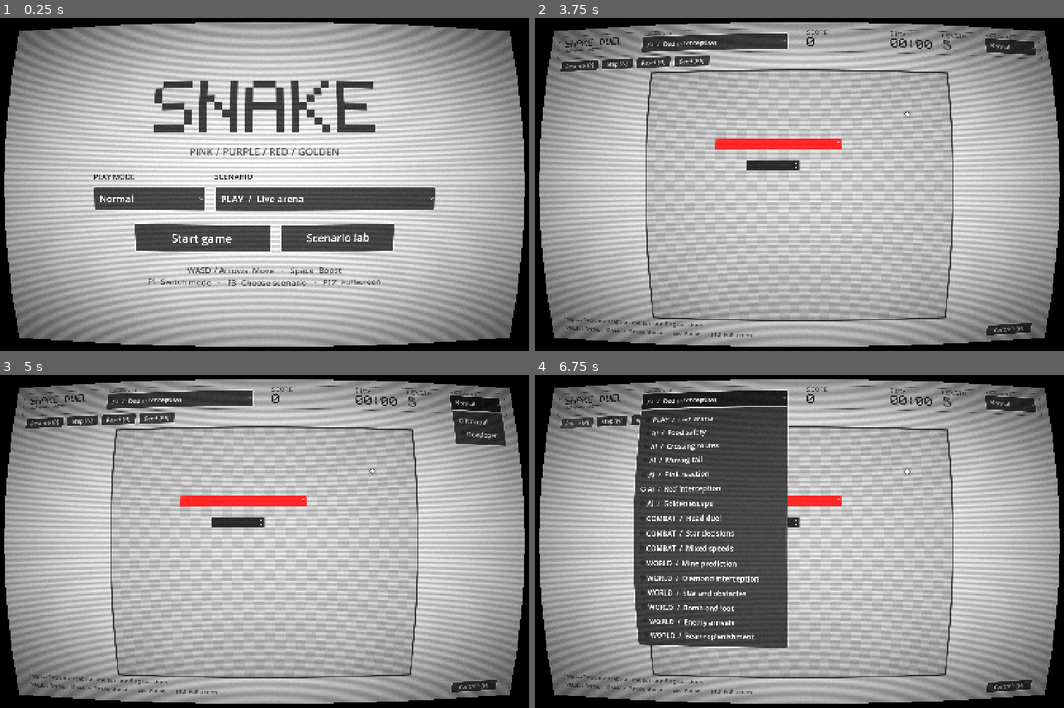
Above: before the commit, frames 1-4 (two rows, left to right).
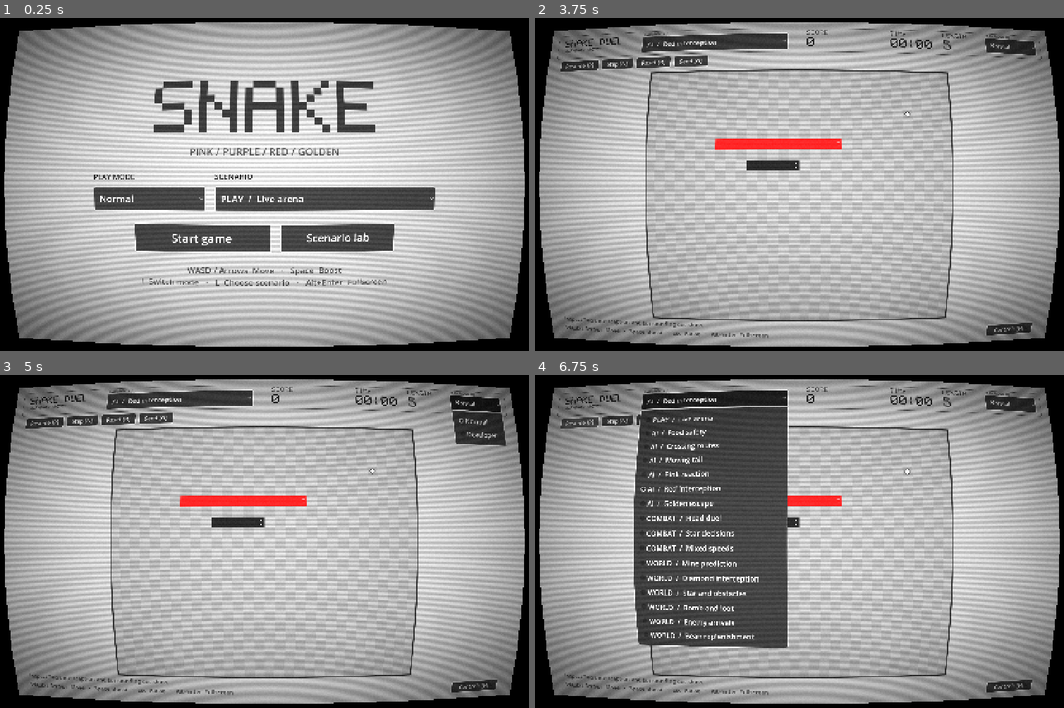
Above: after the commit, the same moments.

Repository: UluruMao/godot-snake-duel
Game: Godot game, scene res://scenes/main.tscn
Two runs of this game, one before a commit and one after it. Both use one fixed random seed, a clock stepped at 60 frames per second and the inputs below.
Inputs:
- Up to frame 1 (0.25 s): no input
- Up to frame 2 (3.75 s): click "Normal" at 0.5 s; click "Normal" at 1.25 s; click "PLAY / Live arena" at 2 s; click "PLAY / Live arena" at 2.75 s; click "Start game" at 3.5 s
- Up to frame 3 (5 s): click "Normal" at 4.25 s
- Up to frame 4 (6.75 s): click "Normal" at 5 s; click "AI / Red interception" at 5.75 s; click "Resume [P]" at 6.5 s

The runs differ from the first frame. In frame 1, 0.4% of the frame differs, in the area x 26-74%, y 78-81%; in frame 2, 0.1%; in frame 3, 0.1%; in frame 4, 0.3%.

Commit message:
Fix Godot shortcut conflicts and update README

Diff:
--- a/scripts/ai/ai_debug_overlay.gd
+++ b/scripts/ai/ai_debug_overlay.gd
@@ -61,10 +61,10 @@
 	policies.add_theme_constant_override("separation", 8)
 	column.add_child(policies)
 	_mine_button = UIStyle.button("Mine forecast", true)
-	_mine_button.pressed.connect(func(): action_requested.emit(KEY_F9))
+	_mine_button.pressed.connect(func(): action_requested.emit(GameControls.MINE_POLICY))
 	policies.add_child(_mine_button)
 	_diamond_button = UIStyle.button("Diamond plans", true)
-	_diamond_button.pressed.connect(func(): action_requested.emit(KEY_F10))
+	_diamond_button.pressed.connect(func(): action_requested.emit(GameControls.DIAMOND_POLICY))
 	policies.add_child(_diamond_button)
 	var more := UIStyle.button("More diagnostics", true)
 	more.toggle_mode = true
--- a/scripts/ai/ai_scenarios.gd
+++ b/scripts/ai/ai_scenarios.gd
@@ -3,7 +3,7 @@
 
 ## Curated playable demonstrations; low-level edge cases live in tests/fixtures.
 const NAMES := ["Live arena", "Food safety", "Crossing routes", "Moving tail", "Pink reaction", "Red interception", "Go …(182 unchanged characters)…
-const DESCRIPTIONS := ["Survive, collect and outmaneuver fou …(387 unchanged characters)… me length over time. Turn to escape.", "F5 toggles Star: Red retreats and Golden creates distance.", "F7 / F8 toggle speed effects; hold Space to combine boost.", "F9 compares current-position and arrival-time mine avoidance.", "F10 compares bean collection with a moving  …(275 unchanged characters)…
+const DESCRIPTIONS := ["Survive, collect and outmaneuver fou …(387 unchanged characters)… me length over time. Turn to escape.", "1 toggles Star: Red retreats and Golden creates distance.", "2 / 3 toggle speed effects; hold Space to combine boost.", "M compares current-position and arrival-time mine avoidance.", "B compares bean collection with a moving  …(275 unchanged characters)…
 const GROUPS := ["PLAY", "AI", "AI", "AI", "AI", "AI", "AI", "COMBAT", "COMBAT", "COMBAT", "WORLD", "WORLD", "WORLD", "WORLD", "WORLD", "WORLD"]
 
 static func _world(seed_value: int) -> WorldSnapshot:
--- a/scripts/game.gd
+++ b/scripts/game.gd
@@ -150,7 +150,7 @@
 		_sync_views()
 
 func _begin_planning() -> void:
-	_pending = PlanningBatch.new(world, _profiles, _planning_version, Input.is_action_pressed("boost"))
+	_pending = PlanningBatch.new(world, _profiles, _planning_version, Input.is_action_pressed("boost", true))
 	var actors: Dictionary = _pending.prepared.world.snakes
 	if actors.has("player") and actors.player.alive and (SpeedRules.due(actors.player) or actors.player.chance_ticks > 0):
 		_pending.player_queued = not _player._turn_queue.is_empty()
@@ -190,53 +190,62 @@
 
 
 func _input(event: InputEvent) -> void:
-	if not event is InputEventKey or not event.pressed or event.echo:
+	if not GameControls.is_plain_press(event):
 		return
 	if state != State.PLAYING and state != State.OVER:
 		return
+	# Let popups receive navigation/confirmation without firing game commands.
+	if _scenario_menu_open:
+		return
+	if _help_panel.visible:
+		if event.keycode in [KEY_H, KEY_ESCAPE]:
+			_help_panel.visible = false
+			get_viewport().set_input_as_handled()
+			_sync_views()
+		return
 	if state == State.OVER:
 		if event.keycode == KEY_R: start_game()
-		elif event.keycode == KEY_F3: _select_scenario(1); _scenario_picker.show_popup()
+		elif event.keycode == GameControls.SCENARIOS: _select_scenario(1); _scenario_picker.show_popup()
 		return
 	match event.keycode:
-		KEY_F1:
+		GameControls.INSPECTOR:
 			_set_play_mode(not _debug_visible)
-		KEY_F11:
+		GameControls.PERFORMANCE:
 			_performance_visible = not _performance_visible
-		KEY_F2:
+		GameControls.SELECT_ENEMY:
 			var ids: Array = []
 			for id in _profiles:
 				if world.snakes.has(id):
 					ids.append(id)
 			if not ids.is_empty():
 				_selected = ids[(ids.find(_selected) + 1) % ids.size()]
-		KEY_F3:
+		GameControls.SCENARIOS:
 			_scenario_picker.show_popup()
 		KEY_H:
 			_help_panel.visible = not _help_panel.visible
-		KEY_F4:
+		GameControls.PLANNER:
 			_cancel_planning()
 			if _profiles.has(_selected):
 				var p: EnemyProfile = _profiles[_selected]
 				p.planner = (p.planner + 1) % EnemyProfile.PLANNER_NAMES.size()
 				_decisions[_selected] = SnakeAI.choose_move(world, _selected, p)
-		KEY_F9:
+		GameControls.MINE_POLICY:
 			if _debug_visible and _profiles.has(_selected):
 				_cancel_planning()
 				_profiles[_selected].mine_prediction = not _profiles[_selected].mine_prediction
 				_decisions[_selected] = SnakeAI.choose_move(world, _selected, _profiles[_selected])
-		KEY_F10:
+		GameControls.DIAMOND_POLICY:
 			if _debug_visible and _profiles.has(_selected):
 				_cancel_planning()
 				_profiles[_selected].diamond_planning = not _profiles[_selected].diamond_planning
 				_decisions[_selected] = SnakeAI.choose_move(world, _selected, _profiles[_selected])
-		KEY_F6:
+		GameControls.NEW_SEED:
 			_seed_value += 1
 			start_game()
-		KEY_F5, KEY_F7, KEY_F8:
+		GameControls.STAR, GameControls.SPEED_UP, GameControls.SLOW_DOWN:
 			if _debug_visible and state == State.PLAYING and world.snakes.has("player"):
 				_cancel_planning()
-				var kind := ItemRules.STAR if event.keycode == KEY_F5 else (ItemRules.SPEED_UP if event.keycode == KEY_F7 else ItemRules.SLOW_DOWN)
+				var kind := ItemRules.STAR if event.keycode == GameControls.STAR else (ItemRules.SPEED_UP if event.keycode == GameControls.SPEED_UP else ItemRules.SLOW_DOWN)
 				world = world.copy()
 				var actor: SnakeState = world.snakes.player
 				if actor.has_effect(kind, world.tick):
@@ -257,6 +266,9 @@
 				paused = true
 				_accumulator = 0.0
 				_simulation_tick()
+		_:
+			return
+	get_viewport().set_input_as_handled()
 	_sync_views()
 
 func _ui_key(code: int) -> void:
@@ -294,8 +306,8 @@
 	_scenario_picker.position = Vector2(280, 34)
 	_scenario_picker.size = Vector2(410, 44)
 	_scenario_picker.add_theme_font_size_override("font_size", 19)
-	_scenario_picker.tooltip_text = "F3 · Choose a scenario"
-	var picker_title := UIStyle.label("SCENARIOS [F3]", 11, UIStyle.MUTED)
+	_scenario_picker.tooltip_text = "L · Choose a scenario"
+	var picker_title := UIStyle.label("SCENARIOS [L]", 11, UIStyle.MUTED)
 	picker_title.position = Vector2(282, 20)
 	_controls.add_child(picker_title)
 	for index in AIScenarios.NAMES.size():
@@ -305,7 +317,7 @@
 	_scenario_picker.get_popup().about_to_popup.connect(func(): _scenario_menu_open = true)
 	_scenario_picker.get_popup().popup_hide.connect(func(): _scenario_menu_open = false)
 	_controls.add_child(_scenario_picker)
-	var mode_title := UIStyle.label("PLAY MODE [F1]", 11, UIStyle.MUTED)
+	var mode_title := UIStyle.label("PLAY MODE [I]", 11, UIStyle.MUTED)
 	mode_title.position = Vector2(1246, 20)
 	_controls.add_child(mode_title)
 	_mode_picker = OptionButton.new()
@@ -326,7 +338,7 @@
 	_pause_button = UIStyle.button("Pause [P]", true)
 	_pause_button.pressed.connect(func(): _ui_key(KEY_P))
 	tools.add_child(_pause_button)
-	for spec in [["Step [N]", KEY_N], ["Reset [R]", KEY_R], ["Seed [F6]", KEY_F6]]:
+	for spec in [["Step [N]", KEY_N], ["Reset [R]", KEY_R], ["Seed [G]", GameControls.NEW_SEED]]:
 		var button := UIStyle.button(spec[0], true)
 		button.pressed.connect(_ui_key.bind(int(spec[1])))
 		_lab_tools.append(button)
@@ -351,7 +363,7 @@
 	column.add_theme_constant_override("separation", 20)
 	_help_panel.add_child(column)
 	column.add_child(UIStyle.label("CONTROLS", 28))
-	column.add_child(UIStyle.label("WASD / Arrows   Move\nSpace   Hold to boost\nP / Esc   Pause\nF12 / Alt+Enter   Fullscreen\n\nF1   AI inspector       F3   Scenario picker\nF2   Select enemy       F4   Cycle planner\nN   Step one tick        R   Reset seed\nF6   New seed\nF5   Star   ·   F7   Speed Up   ·   F8   Slow Down\nF9   Mine prediction   ·   F10   Diamond planning\nF11   Performance details", 19, UIStyle.MUTED))
+	column.add_child(UIStyle.label("WASD / Arrows   Move\nSpace   Hold to boost\nP / Esc   Pause\nAlt+Enter   Fullscreen\n\nI   AI inspector       L   Scenario picker\nQ   Select enemy       V   Cycle planner\nN   Step one tick        R   Reset seed\nG   New seed\n1   Star   ·   2   Speed Up   ·   3   Slow Down\nM   Mine prediction   ·   B   Diamond planning\nT   Performance details", 19, UIStyle.MUTED))
 	var close := UIStyle.button("Close [H]", true)
 	close.pressed.connect(func(): _help_panel.visible = false)
 	column.add_child(close)
@@ -359,7 +371,7 @@
 
 func _realtime_tick() -> void:
 	var started := Time.get_ticks_usec()
-	var prepared := SnakeSimulation.begin_tick(world, Input.is_action_pressed("boost"))
+	var prepared := SnakeSimulation.begin_tick(world, Input.is_action_pressed("boost", true))
 	var staged: WorldSnapshot = prepared.world
 	staged.begin_runtime_validation()
 	var intents := {}
@@ -386,7 +398,7 @@
 	var started := Time.get_ticks_usec()
 	performance_stats.ai_usec = 0
 	performance_stats.due_actors = 0
-	var boosting := Input.is_action_pressed("boost")
+	var boosting := Input.is_action_pressed("boost", true)
 	# Phase changes must be visible before collecting due intents and before
 	# AI forecasts. The simulator repeats this idempotently for direct callers.
 	var prepared := SnakeSimulation.begin_tick(world, boosting)
@@ -468,7 +480,7 @@
 	if _debug.visible:
 		var mode: int = _profiles[_selected].planner if _profiles.has(_selected) else 0
 		var planner_name: String = EnemyProfile.PLANNER_NAMES[mode] if _profiles.has(_selected) else "Awaiting enemy"
-		var comparison := " | F10 diamonds " + ("ON" if _profiles[_selected].diamond_planning else "OFF") if _profiles.has(_selected) and world.snakes.has(_selected) and EnemySpawnRules.kind(world.snakes[_selected]) == "purple" else ""
+		var comparison := " | B diamonds " + ("ON" if _profiles[_selected].diamond_planning else "OFF") if _profiles.has(_selected) and world.snakes.has(_selected) and EnemySpawnRules.kind(world.snakes[_selected]) == "purple" else ""
 		_debug.refresh(world, _decisions.get(_selected), _selected, "%s | seed %d | tick %d | %s | %s%s" % [AIScenarios.NAMES[_scenario_index], _seed_value, world.tick, "PAUSED" if paused else "RUNNING", planner_name, comparison], _profiles.get(_selected))
 	_hud.set_boost_state(world.snakes.has("player") and world.snakes.player.boosting, world.snakes.has("player"), 50.0 / world.snakes.player.period if world.snakes.has("player") else SpeedRules.NORMAL_SPEED)
 	_hud.set_effects(world)
@@ -481,13 +493,13 @@
 	_lab_hint.visible = _scenario_index != 0
 	_lab_hint.text = AIScenarios.DESCRIPTIONS[_scenario_index]
 	_status.visible = state == State.PLAYING and not _performance_visible
-	_status.text = "F2 Select enemy   ·   F4 Planner   ·   F5 / F7 / F8 Effects" if _debug_visible else "WASD / Arrows  Move   ·   Space  Boost   ·   Esc  Pause   ·   F12  Fullscreen"
+	_status.text = "Q Select enemy   ·   V Planner   ·   1 / 2 / 3 Effects" if _debug_visible else "WASD / Arrows  Move   ·   Space  Boost   ·   Esc  Pause   ·   Alt+Enter  Fullscreen"
 	_performance_label.visible = _performance_visible and state == State.PLAYING
 	if _performance_label.visible and Time.get_ticks_msec() >= _performance_due:
 		_performance_due = Time.get_ticks_msec() + 100
-		_performance_label.text = "F11 performance | tick %.1fms | AI %.1fms / …(383 unchanged characters)…
+		_performance_label.text = "T performance | tick %.1fms | AI %.1fms / …(383 unchanged characters)…
 		if early_planning_enabled:
-			_performance_label.text = "Tick %.1fms · safety %.1fms · early plans %d ready / %d late\nSlowdown %.2fs · work limits %d · F11 hide" % [performance_stats.tick_usec /  …(155 unchanged characters)…
+			_performance_label.text = "Tick %.1fms · safety %.1fms · early plans %d ready / %d late\nSlowdown %.2fs · work limits %d · T hide" % [performance_stats.tick_usec /  …(155 unchanged characters)…
 
 func _sync_roster() -> void:
 	for id in _profiles.keys():
@@ -547,7 +559,7 @@
 	performance_stats = {"dropped_seconds": 0.0, "ticks_this_frame": 0, "tick_usec": 0, "ai_usec": 0, "due_actors": 0, "budget_exhaustions": 0}
 	_ahead.stats = {"started": 0, "ready": 0, "late": 0, "invalidated": 0, "worker_usec": 0, "completed": 0}
 	paused = _scenario_index != 0
-	# Scenario choice and presentation mode are independent; F1 never resets a lab.
+	# Scenario choice and presentation mode are independent; I never resets a lab.
 	for view: SnakePlayer in _views.values():
 		view.reset()
 	for id in world.snakes:
@@ -692,7 +704,7 @@
 	labs.add_theme_font_size_override("font_size", 28)
 	labs.pressed.connect(func(): _home_mode.select(1); _home_scenario.select(1); _on_start_pressed(); _scenario_picker.show_popup())
 	buttons.add_child(labs)
-	var hints := UIStyle.label("WASD / Arrows  Move   ·   Space  Boost\nF1  Switch mode   ·   F3  Choose scenario   ·   F12  Fullscreen", 22, UIStyle.MUTED)
+	var hints := UIStyle.label("WASD / Arrows  Move   ·   Space  Boost\nI  Switch mode   ·   L  Choose scenario   ·   Alt+Enter  Fullscreen", 22, UIStyle.MUTED)
 	hints.horizontal_alignment = HORIZONTAL_ALIGNMENT_CENTER
 	column.add_child(hints)
 	_home_btn.grab_focus.call_deferred()
--- /dev/null
+++ b/scripts/game_controls.gd
@@ -0,0 +1,22 @@
+class_name GameControls
+extends RefCounted
+
+## Keep function keys available to Godot's editor and embedded-game debugger.
+## Buttons and keyboard input share these bindings; modified presses are separate.
+const INSPECTOR := KEY_I
+const SELECT_ENEMY := KEY_Q
+const SCENARIOS := KEY_L
+const PLANNER := KEY_V
+const NEW_SEED := KEY_G
+const STAR := KEY_1
+const SPEED_UP := KEY_2
+const SLOW_DOWN := KEY_3
+const MINE_POLICY := KEY_M
+const DIAMOND_POLICY := KEY_B
+const PERFORMANCE := KEY_T
+
+static func is_plain_press(event: InputEvent) -> bool:
+	return event is InputEventKey and event.pressed and not event.echo and event.get_modifiers_mask() == 0
+
+static func is_fullscreen_press(event: InputEvent) -> bool:
+	return event is InputEventKey and event.pressed and not event.echo and event.keycode == KEY_ENTER and event.get_modifiers_mask() == KEY_MASK_ALT
--- a/scripts/main.gd
+++ b/scripts/main.gd
@@ -39,7 +39,7 @@
 
 
 func _input(event: InputEvent) -> void:
-	if event is InputEventKey and event.pressed and not event.echo and (event.keycode == KEY_F12 or (event.alt_pressed and event.keycode == KEY_ENTER)):
+	if GameControls.is_fullscreen_press(event):
 		var window := get_window()
 		window.mode = Window.MODE_WINDOWED if window.mode in [Window.MODE_FULLSCREEN, Window.MODE_EXCLUSIVE_FULLSCREEN] else Window.MODE_FULLSCREEN
 		get_viewport().set_input_as_handled()
--- a/scripts/player.gd
+++ b/scripts/player.gd
@@ -47,7 +47,7 @@
 func _input(event: InputEvent) -> void:
 	if not controlled or model == null or not model.alive or not is_visible_in_tree():
 		return
-	if event is InputEventKey and event.pressed and not event.echo:
+	if GameControls.is_plain_press(event):
 		var direction := Vector2i.ZERO
 		match event.keycode:
 			KEY_UP, KEY_W: direction = Vector2i.UP
Not shown, added: scripts/game_controls.gd.uid
